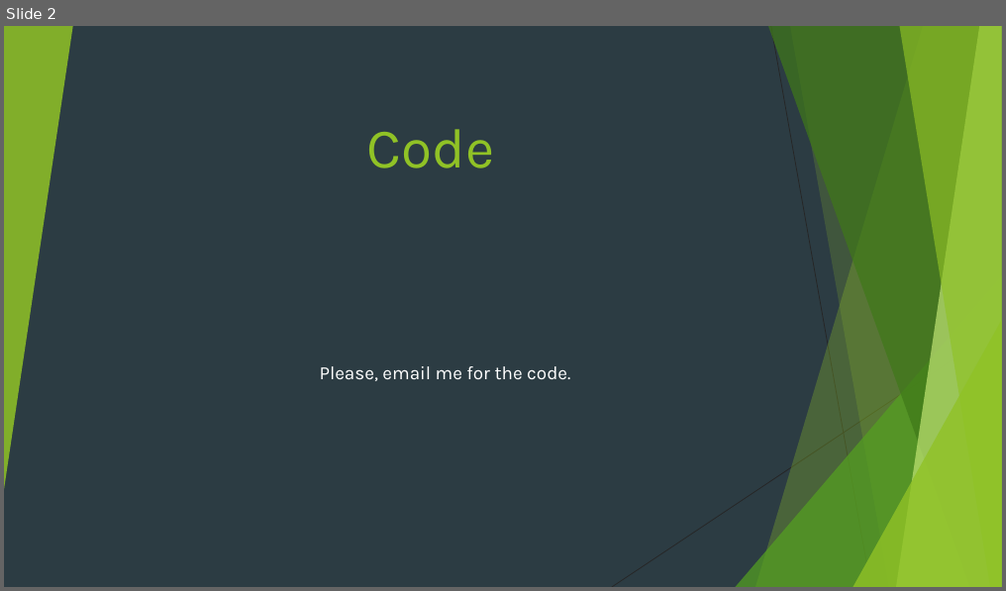
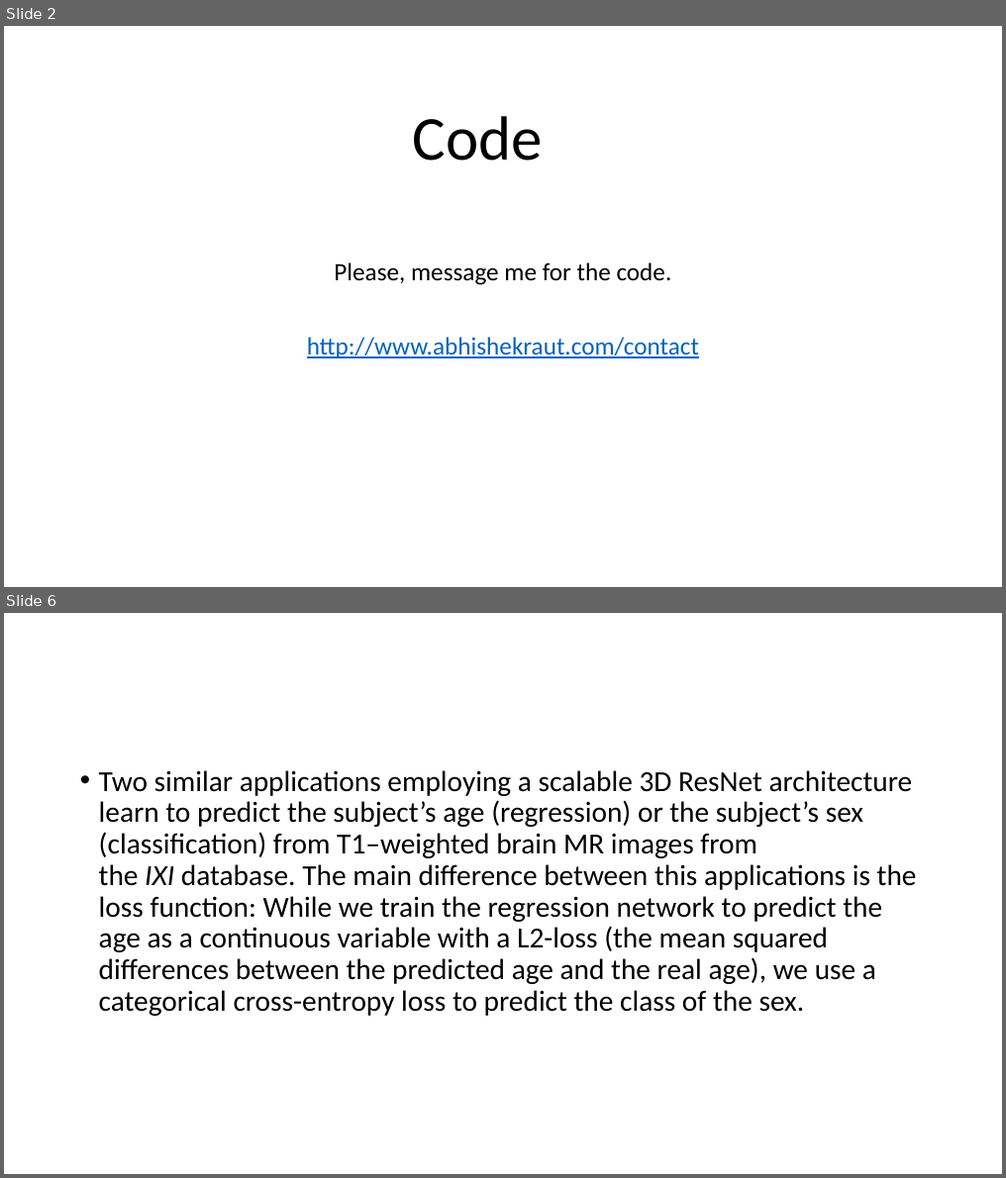
Before and after one commit to araut1/araut1.github.io, a slide deck: media/docs/registeration-framework-ppt.pptx. Shown one above the other, each under a label of ours: slide 2 before the commit, slides 2 and 6 after it; the slides between them are not shown. The pictures are 1006x591 and 1006x1178 pixels, drawn with LibreOffice and Linux fonts; fonts in the diff are those of the drawing. Boxes give left, top, right and bottom in pixels: in the first picture for what was removed or moved away, otherwise in the second. Text is boxed around its words. In the diff, an @@ line names an element or a change of style, - is before the commit and + after.

```diff
--- a/media/docs/registeration-framework-ppt.pptx
+++ b/media/docs/registeration-framework-ppt.pptx
@@ slide 6 added at box(4, 613, 1002, 1174), background #FFFFFF @@
@@ text added at box(99, 770, 917, 1016), 28 pt, text #000000 @@
+• Two similar applications employing a scalable 3D ResNet architecture learn to predict the subject’s age (regression) or the subject’s sex (classification) from T1–weighted brain MR images from the IXI database. The main difference between this applications is the loss function: While we train the regression network to predict the age as a continuous variable with a L2-loss (the mean squared differences between the predicted age and the real age), we use a categorical cross-entropy loss to predict the class of the sex.
@@ slide 2 changed as well @@
@@ background #2C3C43 to #FFFFFF @@
@@ group removed at box(4, 26, 1002, 587): 5 freeform shapes, 3 triangles, 2 lines @@
@@ title "Code": place and size @@
-title "Code" at box(367, 129, 494, 169)
+title "Code" at box(413, 116, 543, 161)
@@ title "Code" at box(413, 116, 543, 161): size 54 to 60 pt, font Karla to Calibri, text colour #90C226 to #000000; line spacing 1 to 0.9 @@
@@ subtitle at box(307, 263, 699, 359): text changed; size 18 to 24 pt; font Karla to Calibri; text colour #FFFFFF to #0563C1 @@
-Please, email me for the code.
+Please, message me for the code.
+http://www.abhishekraut.com/contact
```
Also in this commit, not shown: 1 other slide changed, 7 other slides added, 1 slide removed, 8 other files.
